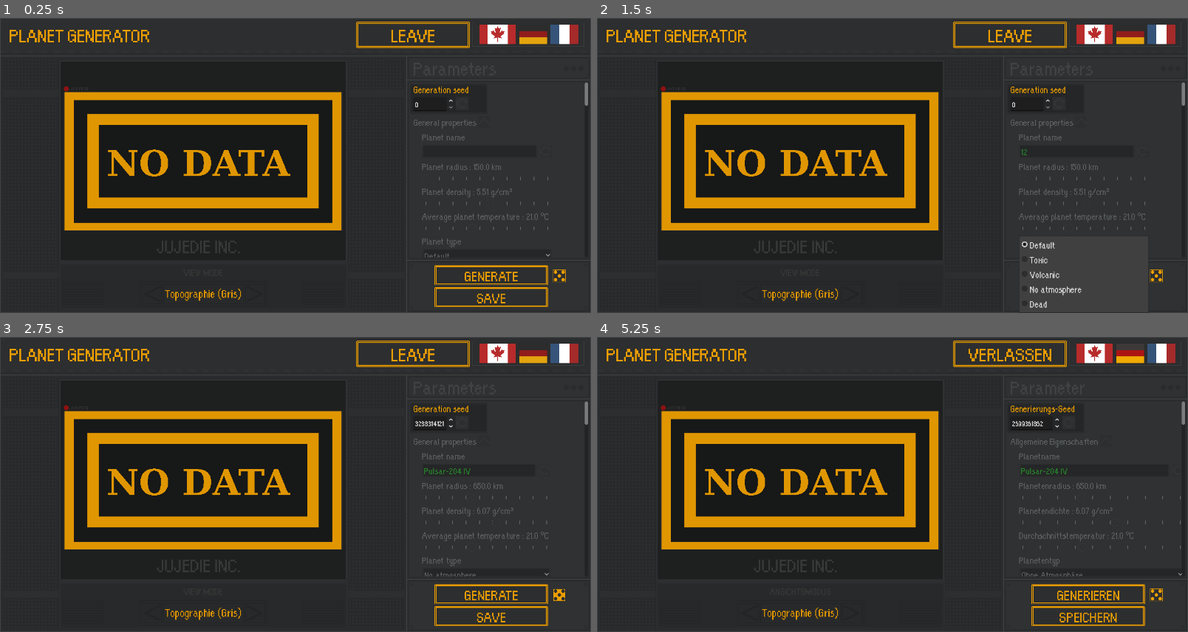
Above: before the commit, frames 1-4 (two rows, left to right).
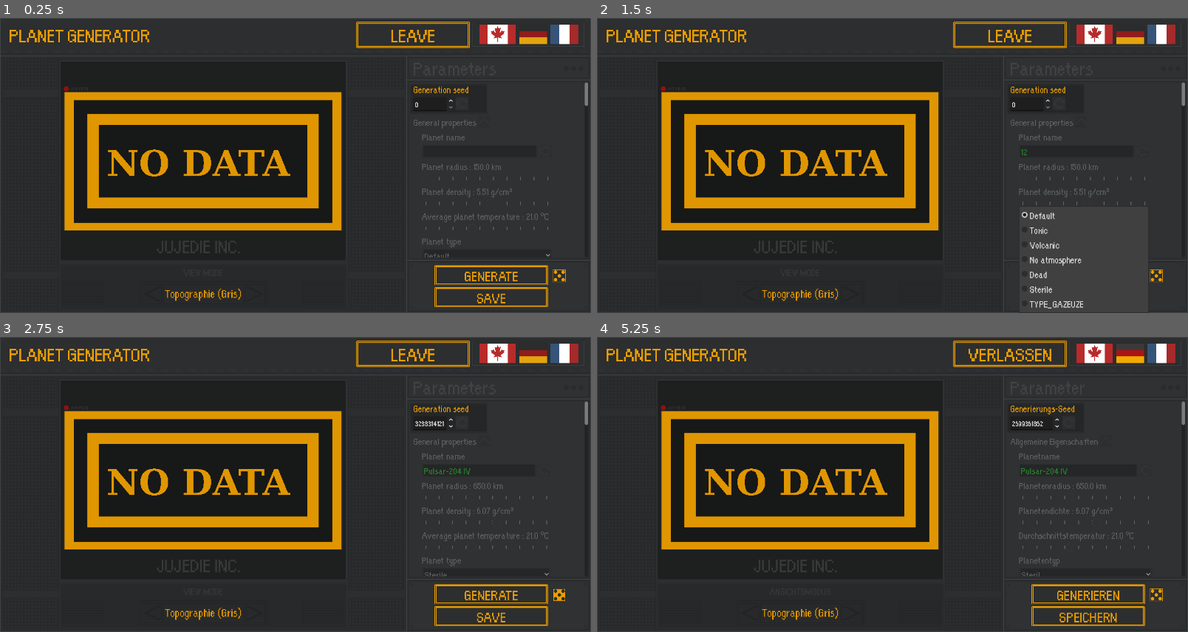
Above: after the commit, the same moments.

Repository: Jujedie/PlanetGenerator
Game: Godot game, scene res://data/scn/master.tscn
Two runs of this game, one before a commit and one after it. Both use one fixed random seed, a clock stepped at 60 frames per second and the inputs below.
Inputs (mouse positions are in pixels of both pictures, inside the frame that each line leads up to):
- Up to frame 1 (0.25 s): no input
- Up to frame 2 (1.5 s): click (1075, 150) at 0.52 s; type "12" at 0.6 s; click "Default" at 1.25 s
- Up to frame 3 (2.75 s): click (561, 593) at 2 s
- Up to frame 4 (5.25 s): click "No atmosphere" (after the commit: "Sterile") at 2.75 s; click (1057, 422) at 3.5 s; click (1093, 354) at 4.25 s; click (1128, 354) at 5 s

The runs differ from the first frame. In frame 2, 0.6% of the frame differs, in the area x 71-93%, y 65-99%; in frame 3, less than 0.1%; in frame 4, 0.1%.
Error after the commit: Invalid access to property or key 'max_value' on a base object of type 'null instance'. (res://src/scenes/master.gd:586)

Commit message:
refactor(river): mise à jour des paramètres de génération des rivières et ajustement des traductions

Diff:
--- a/data/scn/master.tscn
+++ b/data/scn/master.tscn
@@ -80,8 +80,6 @@
 content_margin_left = 6.0
 texture = ExtResource("15_dbnah")
 
-[sub_resource type="StyleBoxEmpty" id="StyleBoxEmpty_o3yh3"]
-
 [sub_resource type="StyleBoxTexture" id="StyleBoxTexture_wim0k"]
 texture = ExtResource("29_iijg3")
 
@@ -473,7 +471,7 @@
 theme_override_styles/disabled_mirrored = SubResource("StyleBoxTexture_hvy7f")
 theme_override_styles/focus = SubResource("StyleBoxTexture_hvy7f")
 selected = 0
-item_count = 5
+item_count = 7
 popup/item_0/text = "TYPE_DEFAUT"
 popup/item_0/id = 0
 popup/item_1/text = "TYPE_TOXIQUE"
@@ -484,6 +482,10 @@
 popup/item_3/id = 3
 popup/item_4/text = "TYPE_MORTE"
 popup/item_4/id = 4
+popup/item_5/text = "TYPE_STERILE"
+popup/item_5/id = 5
+popup/item_6/text = "TYPE_GAZEUZE"
+popup/item_6/id = 6
 
 [node name="Thread_Number_Param" type="VBoxContainer" parent="ImageFrame/Control General/Control_Parameters/SC Parameters/Parameters_tree/General_Categorie/MarginContainer/Parameters" unique_id=442686978]
 layout_mode = 2
@@ -1303,96 +1305,17 @@
 ticks_on_borders = true
 ticks_position = 3
 
-[node name="River_Min_Altitude_Param" type="VBoxContainer" parent="ImageFrame/Control General/Control_Parameters/SC Parameters/Parameters_tree/Eau_Categorie/MarginContainer/Eaux_parameters" unique_id=308179150]
-layout_mode = 2
-
-[node name="Label" type="Label" parent="ImageFrame/Control General/Control_Parameters/SC Parameters/Parameters_tree/Eau_Categorie/MarginContainer/Eaux_parameters/River_Min_Altitude_Param" unique_id=1320739697]
-layout_mode = 2
-theme = ExtResource("5_e2i44")
-theme_override_colors/font_color = Color(0.36078432, 0.3764706, 0.38039216, 1)
-theme_override_font_sizes/font_size = 25
-text = "RIVER_MIN_ALTITUDE"
-
-[node name="LineEdit" type="HSlider" parent="ImageFrame/Control General/Control_Parameters/SC Parameters/Parameters_tree/Eau_Categorie/MarginContainer/Eaux_parameters/River_Min_Altitude_Param" unique_id=142793057]
-layout_mode = 2
-theme_override_icons/grabber = ExtResource("10_gg1ai")
-theme_override_icons/grabber_highlight = ExtResource("11_lb8ov")
-theme_override_icons/grabber_disabled = ExtResource("11_lb8ov")
-theme_override_styles/slider = ExtResource("12_g0s8p")
-theme_override_styles/grabber_area = ExtResource("12_g0s8p")
-theme_override_styles/grabber_area_highlight = ExtResource("13_dfspw")
-min_value = -5000.0
-max_value = 5000.0
-step = 10.0
-value = 20.0
-allow_greater = true
-allow_lesser = true
-tick_count = 10
-ticks_on_borders = true
-ticks_position = 3
-
-[node name="River_Min_Precipitation_Param" type="VBoxContainer" parent="ImageFrame/Control General/Control_Parameters/SC Parameters/Parameters_tree/Eau_Categorie/MarginContainer/Eaux_parameters" unique_id=1756923840]
-layout_mode = 2
-
-[node name="Label" type="Label" parent="ImageFrame/Control General/Control_Parameters/SC Parameters/Parameters_tree/Eau_Categorie/MarginContainer/Eaux_parameters/River_Min_Precipitation_Param" unique_id=624233393]
-layout_mode = 2
-theme = ExtResource("5_e2i44")
-theme_override_colors/font_color = Color(0.36078432, 0.3764706, 0.38039216, 1)
-theme_override_font_sizes/font_size = 25
-text = "RIVER_MIN_PRECIPITATION"
-
-[node name="LineEdit" type="HSlider" parent="ImageFrame/Control General/Control_Parameters/SC Parameters/Parameters_tree/Eau_Categorie/MarginContainer/Eaux_parameters/River_Min_Precipitation_Param" unique_id=1146552612]
-layout_mode = 2
-theme_override_icons/grabber = ExtResource("10_gg1ai")
-theme_override_icons/grabber_highlight = ExtResource("11_lb8ov")
-theme_override_icons/grabber_disabled = ExtResource("11_lb8ov")
-theme_override_styles/slider = ExtResource("12_g0s8p")
-theme_override_styles/grabber_area = ExtResource("12_g0s8p")
-theme_override_styles/grabber_area_highlight = ExtResource("13_dfspw")
-min_value = 0.01
-max_value = 1.0
-step = 0.01
-value = 0.08
-tick_count = 10
-ticks_on_borders = true
-ticks_position = 3
-
-[node name="River_Threshold_Param" type="VBoxContainer" parent="ImageFrame/Control General/Control_Parameters/SC Parameters/Parameters_tree/Eau_Categorie/MarginContainer/Eaux_parameters" unique_id=1634540394]
-layout_mode = 2
-
-[node name="Label" type="Label" parent="ImageFrame/Control General/Control_Parameters/SC Parameters/Parameters_tree/Eau_Categorie/MarginContainer/Eaux_parameters/River_Threshold_Param" unique_id=45128366]
-layout_mode = 2
-theme = ExtResource("5_e2i44")
-theme_override_colors/font_color = Color(0.36078432, 0.3764706, 0.38039216, 1)
-theme_override_font_sizes/font_size = 25
-text = "RIVER_THRESHOLD"
-
-[node name="LineEdit" type="HSlider" parent="ImageFrame/Control General/Control_Parameters/SC Parameters/Parameters_tree/Eau_Categorie/MarginContainer/Eaux_parameters/River_Threshold_Param" unique_id=402629244]
-layout_mode = 2
-theme_override_icons/grabber = ExtResource("10_gg1ai")
-theme_override_icons/grabber_highlight = ExtResource("11_lb8ov")
-theme_override_icons/grabber_disabled = ExtResource("11_lb8ov")
-theme_override_styles/slider = ExtResource("12_g0s8p")
-theme_override_styles/grabber_area = ExtResource("12_g0s8p")
-theme_override_styles/grabber_area_highlight = ExtResource("13_dfspw")
-min_value = 1.0
-step = 0.5
-value = 1.0
-tick_count = 10
-ticks_on_borders = true
-ticks_position = 3
-
-[node name="River_Base_Flux_Param" type="VBoxContainer" parent="ImageFrame/Control General/Control_Parameters/SC Parameters/Parameters_tree/Eau_Categorie/MarginContainer/Eaux_parameters" unique_id=2021786975]
-layout_mode = 2
-
-[node name="Label" type="Label" parent="ImageFrame/Control General/Control_Parameters/SC Parameters/Parameters_tree/Eau_Categorie/MarginContainer/Eaux_parameters/River_Base_Flux_Param" unique_id=1218578291]
-layout_mode = 2
-theme = ExtResource("5_e2i44")
-theme_override_colors/font_color = Color(0.36078432, 0.3764706, 0.38039216, 1)
-theme_override_font_sizes/font_size = 25
-text = "RIVER_BASE_FLUX"
-
-[node name="LineEdit" type="HSlider" parent="ImageFrame/Control General/Control_Parameters/SC Parameters/Parameters_tree/Eau_Categorie/MarginContainer/Eaux_parameters/River_Base_Flux_Param" unique_id=1789157734]
+[node name="River_Precip_Scale_Param" type="VBoxContainer" parent="ImageFrame/Control General/Control_Parameters/SC Parameters/Parameters_tree/Eau_Categorie/MarginContainer/Eaux_parameters" unique_id=308179150]
+layout_mode = 2
+
+[node name="Label" type="Label" parent="ImageFrame/Control General/Control_Parameters/SC Parameters/Parameters_tree/Eau_Categorie/MarginContainer/Eaux_parameters/River_Precip_Scale_Param" unique_id=1320739697]
+layout_mode = 2
+theme = ExtResource("5_e2i44")
+theme_override_colors/font_color = Color(0.36078432, 0.3764706, 0.38039216, 1)
+theme_override_font_sizes/font_size = 25
+text = "RIVER_PRECIP_SCALE"
+
+[node name="LineEdit" type="HSlider" parent="ImageFrame/Control General/Control_Parameters/SC Parameters/Parameters_tree/Eau_Categorie/MarginContainer/Eaux_parameters/River_Precip_Scale_Param" unique_id=142793057]
 layout_mode = 2
 theme_override_icons/grabber = ExtResource("10_gg1ai")
 theme_override_icons/grabber_highlight = ExtResource("11_lb8ov")
@@ -1402,8 +1325,83 @@
 theme_override_styles/grabber_area_highlight = ExtResource("13_dfspw")
 min_value = 1.0
 max_value = 10.0
-step = 0.5
 value = 1.0
+allow_greater = true
+allow_lesser = true
+tick_count = 10
+ticks_on_borders = true
+ticks_position = 3
+
+[node name="River_Affluent_Threshold_Param" type="VBoxContainer" parent="ImageFrame/Control General/Control_Parameters/SC Parameters/Parameters_tree/Eau_Categorie/MarginContainer/Eaux_parameters" unique_id=1756923840]
+layout_mode = 2
+
+[node name="Label" type="Label" parent="ImageFrame/Control General/Control_Parameters/SC Parameters/Parameters_tree/Eau_Categorie/MarginContainer/Eaux_parameters/River_Affluent_Threshold_Param" unique_id=624233393]
+layout_mode = 2
+theme = ExtResource("5_e2i44")
+theme_override_colors/font_color = Color(0.36078432, 0.3764706, 0.38039216, 1)
+theme_override_font_sizes/font_size = 25
+text = "RIVER_AFFLUENT_THRESHOLD"
+
+[node name="LineEdit" type="HSlider" parent="ImageFrame/Control General/Control_Parameters/SC Parameters/Parameters_tree/Eau_Categorie/MarginContainer/Eaux_parameters/River_Affluent_Threshold_Param" unique_id=1146552612]
+layout_mode = 2
+theme_override_icons/grabber = ExtResource("10_gg1ai")
+theme_override_icons/grabber_highlight = ExtResource("11_lb8ov")
+theme_override_icons/grabber_disabled = ExtResource("11_lb8ov")
+theme_override_styles/slider = ExtResource("12_g0s8p")
+theme_override_styles/grabber_area = ExtResource("12_g0s8p")
+theme_override_styles/grabber_area_highlight = ExtResource("13_dfspw")
+value = 50.0
+allow_greater = true
+tick_count = 10
+ticks_on_borders = true
+ticks_position = 3
+
+[node name="River_Threshold_Param" type="VBoxContainer" parent="ImageFrame/Control General/Control_Parameters/SC Parameters/Parameters_tree/Eau_Categorie/MarginContainer/Eaux_parameters" unique_id=1634540394]
+layout_mode = 2
+
+[node name="Label" type="Label" parent="ImageFrame/Control General/Control_Parameters/SC Parameters/Parameters_tree/Eau_Categorie/MarginContainer/Eaux_parameters/River_Threshold_Param" unique_id=45128366]
+layout_mode = 2
+theme = ExtResource("5_e2i44")
+theme_override_colors/font_color = Color(0.36078432, 0.3764706, 0.38039216, 1)
+theme_override_font_sizes/font_size = 25
+text = "RIVER_THRESHOLD"
+
+[node name="LineEdit" type="HSlider" parent="ImageFrame/Control General/Control_Parameters/SC Parameters/Parameters_tree/Eau_Categorie/MarginContainer/Eaux_parameters/River_Threshold_Param" unique_id=402629244]
+layout_mode = 2
+theme_override_icons/grabber = ExtResource("10_gg1ai")
+theme_override_icons/grabber_highlight = ExtResource("11_lb8ov")
+theme_override_icons/grabber_disabled = ExtResource("11_lb8ov")
+theme_override_styles/slider = ExtResource("12_g0s8p")
+theme_override_styles/grabber_area = ExtResource("12_g0s8p")
+theme_override_styles/grabber_area_highlight = ExtResource("13_dfspw")
+max_value = 400.0
+value = 200.0
+allow_greater = true
+tick_count = 10
+ticks_on_borders = true
+ticks_position = 3
+
+[node name="River_Fleuve_Threshold_Param" type="VBoxContainer" parent="ImageFrame/Control General/Control_Parameters/SC Parameters/Parameters_tree/Eau_Categorie/MarginContainer/Eaux_parameters" unique_id=2021786975]
+layout_mode = 2
+
+[node name="Label" type="Label" parent="ImageFrame/Control General/Control_Parameters/SC Parameters/Parameters_tree/Eau_Categorie/MarginContainer/Eaux_parameters/River_Fleuve_Threshold_Param" unique_id=1218578291]
+layout_mode = 2
+theme = ExtResource("5_e2i44")
+theme_override_colors/font_color = Color(0.36078432, 0.3764706, 0.38039216, 1)
+theme_override_font_sizes/font_size = 25
+text = "RIVER_FLEUVE_THRESHOLD"
+
+[node name="LineEdit" type="HSlider" parent="ImageFrame/Control General/Control_Parameters/SC Parameters/Parameters_tree/Eau_Categorie/MarginContainer/Eaux_parameters/River_Fleuve_Threshold_Param" unique_id=1789157734]
+layout_mode = 2
+theme_override_icons/grabber = ExtResource("10_gg1ai")
+theme_override_icons/grabber_highlight = ExtResource("11_lb8ov")
+theme_override_icons/grabber_disabled = ExtResource("11_lb8ov")
+theme_override_styles/slider = ExtResource("12_g0s8p")
+theme_override_styles/grabber_area = ExtResource("12_g0s8p")
+theme_override_styles/grabber_area_highlight = ExtResource("13_dfspw")
+max_value = 1600.0
+value = 800.0
+allow_greater = true
 tick_count = 10
 ticks_on_borders = true
 ticks_position = 3
@@ -1680,20 +1678,6 @@
 tick_count = 10
 ticks_on_borders = true
 ticks_position = 3
-
-[node name="Region_Generation_Optimised_Param" type="HBoxContainer" parent="ImageFrame/Control General/Control_Parameters/SC Parameters/Parameters_tree/Region_Categorie/MarginContainer/Region_parameters" unique_id=13991043]
-layout_mode = 2
-
-[node name="Label" type="Label" parent="ImageFrame/Control General/Control_Parameters/SC Parameters/Parameters_tree/Region_Categorie/MarginContainer/Region_parameters/Region_Generation_Optimised_Param" unique_id=1477692319]
-layout_mode = 2
-theme = ExtResource("5_e2i44")
-theme_override_colors/font_color = Color(0.46, 0.14904, 0.101200014, 1)
-theme_override_font_sizes/font_size = 25
-text = "REGION_GENERATION_OPTIMISED"
-
-[node name="LineEdit" type="CheckButton" parent="ImageFrame/Control General/Control_Parameters/SC Parameters/Parameters_tree/Region_Categorie/MarginContainer/Region_parameters/Region_Generation_Optimised_Param" unique_id=1538634471]
-layout_mode = 2
-theme_override_styles/focus = SubResource("StyleBoxEmpty_o3yh3")
 
 [node name="Region_Noise_Strength_Param" type="VBoxContainer" parent="ImageFrame/Control General/Control_Parameters/SC Parameters/Parameters_tree/Region_Categorie/MarginContainer/Region_parameters" unique_id=2123742186]
 layout_mode = 2
@@ -2206,10 +2190,10 @@
 [connection signal="value_changed" from="ImageFrame/Control General/Control_Parameters/SC Parameters/Parameters_tree/Eau_Categorie/MarginContainer/Eaux_parameters/Freshwater_Max_Size_Param/LineEdit" to="." method="_on_range_change_freshwater_max_size"]
 [connection signal="value_changed" from="ImageFrame/Control General/Control_Parameters/SC Parameters/Parameters_tree/Eau_Categorie/MarginContainer/Eaux_parameters/Lake_Threshold_Param/LineEdit" to="." method="_on_range_change_lake_threshold"]
 [connection signal="value_changed" from="ImageFrame/Control General/Control_Parameters/SC Parameters/Parameters_tree/Eau_Categorie/MarginContainer/Eaux_parameters/River_Iterations_Param/LineEdit" to="." method="_on_range_change_river_iterations"]
-[connection signal="value_changed" from="ImageFrame/Control General/Control_Parameters/SC Parameters/Parameters_tree/Eau_Categorie/MarginContainer/Eaux_parameters/River_Min_Altitude_Param/LineEdit" to="." method="_on_range_change_river_min_altitude"]
-[connection signal="value_changed" from="ImageFrame/Control General/Control_Parameters/SC Parameters/Parameters_tree/Eau_Categorie/MarginContainer/Eaux_parameters/River_Min_Precipitation_Param/LineEdit" to="." method="_on_range_change_river_min_precipitation"]
+[connection signal="value_changed" from="ImageFrame/Control General/Control_Parameters/SC Parameters/Parameters_tree/Eau_Categorie/MarginContainer/Eaux_parameters/River_Precip_Scale_Param/LineEdit" to="." method="_on_range_change_river_precip_scale"]
+[connection signal="value_changed" from="ImageFrame/Control General/Control_Parameters/SC Parameters/Parameters_tree/Eau_Categorie/MarginContainer/Eaux_parameters/River_Affluent_Threshold_Param/LineEdit" to="." method="_on_range_change_river_affluent_threshold"]
 [connection signal="value_changed" from="ImageFrame/Control General/Control_Parameters/SC Parameters/Parameters_tree/Eau_Categorie/MarginContainer/Eaux_parameters/River_Threshold_Param/LineEdit" to="." method="_on_range_change_river_threshold"]
-[connection signal="value_changed" from="ImageFrame/Control General/Control_Parameters/SC Parameters/Parameters_tree/Eau_Categorie/MarginContainer/Eaux_parameters/River_Base_Flux_Param/LineEdit" to="." method="_on_range_change_river_base_flux"]
+[connection signal="value_changed" from="ImageFrame/Control General/Control_Parameters/SC Parameters/Parameters_tree/Eau_Categorie/MarginContainer/Eaux_parameters/River_Fleuve_Threshold_Param/LineEdit" to="." method="_on_range_change_river_fleuve_threshold"]
 [connection signal="pressed" from="ImageFrame/Control General/Control_Parameters/SC Parameters/Parameters_tree/Nuages_C …(190 unchanged characters)…
 [connection signal="value_changed" from="ImageFrame/Control General/Control_Parameters/SC Parameters/Parameters_tree/Nuages_Categorie/MarginContainer/nuage_parameters/Cloud_Coverage_Param/LineEdit" to="." method="_on_range_change_cloud_coverage"]
 [connection signal="value_changed" from="ImageFrame/Control General/Control_Parameters/SC Parameters/Parameters_tree/Nuages_Categorie/MarginContainer/nuage_parameters/Cloud_Density_Param/LineEdit" to="." method="_on_range_change_cloud_density"]
--- a/data/translations/base.csv
+++ b/data/translations/base.csv
@@ -12,6 +12,8 @@
 TYPE_VOLCAN,Volcanic,Volcanique,Vulkanisch
 TYPE_MORTE,Dead,Morte,Tot
 TYPE_NO_ATMOSPHERE,No atmosphere,Sans atmosphère,Ohne Atmosphäre
+TYPE_STERILE,Sterile,Stérile,Steril
+TYPE_GAZEUSE,Gaseous,Gazeuse,Gasförmig
 
 CREATING,Creating,Création en cours,Erstellung
 
@@ -73,10 +75,11 @@
 FRESHWATER_MAX_SIZE,Freshwater max size : {val},Taille max des eaux douces : {val},Maximale Süßwassergröße : {val}
 LAKE_THRESHOLD,Lake threshold : {val},Seuil pour les lacs : {val},Seeschwelle : {val}
 RIVER_ITERATIONS,River iterations : {val},Itérations de rivières : {val},Flussiterationen : {val}
-RIVER_MIN_ALTITUDE,River min altitude : {val},Altitude min pour rivières : {val},Minimale Flusshöhe : {val}
-RIVER_MIN_PRECIPITATION,River min precipitation : {val},Précipitation min pour rivières : {val},Minimale Niederschlagsmenge für Flüsse : {val}
+RIVER_PRECIP_SCALE,River precipitation scale : {val},Échelle de précipitation des rivières : {val},Niederschlagsskala der Flüsse : {val}
+RIVER_AFFLUENT_THRESHOLD,River affluent threshold : {val},Seuil d'affluent des rivières : {val},Zuflussschwelle der Flüsse : {val}
 RIVER_THRESHOLD,River threshold : {val},Seuil de rivière : {val},Fluss-Schwelle : {val}
-RIVER_BASE_FLUX,River base flux : {val},Flux de base des rivières : {val},Basisfluss der Flüsse : {val}
+RIVER_FLEUVE_THRESHOLD,River fleuve threshold : {val},Seuil de fleuve : {val},Fluss-Fleuve-Schwelle : {val}
+
 
 NUAGE_CATEGORIE,Cloud category,Catégorie nuage,Wolkekategorie
 CLOUD_COVERAGE,Cloud coverage : {val},Couverture nuageuse : {val},Bedeckung : {val}
--- a/src/enum.gd
+++ b/src/enum.gd
@@ -70,8 +70,6 @@
 
 	# --- RIVIÈRES & LACS (Type 0 - Requis pour river_map) ---
 	Biome.new("Rivière", Color.hex(0x4090e0FF), Color.hex(0x285890FF), [-30, 50], [0.0, 1.0], [-ALTITUDE_MAX, ALTITUDE_MAX], true, [TYPE_TERRAN], true, true),
-	Biome.new("Fleuve", Color.hex(0x3078c8FF), Color.hex(0x204870FF), [-20, 50], [0.0, 1.0], [-ALTITUDE_MAX, ALTITUDE_MAX], true, [TYPE_TERRAN], true, true),
-	Biome.new("Affluent", Color.hex(0x60a8f0FF), Color.hex(0x3870a8FF), [-30, 50], [0.0, 1.0], [-ALTITUDE_MAX, ALTITUDE_MAX], true, [TYPE_TERRAN], true, true),
 	Biome.new("Lac d'eau douce", Color.hex(0x50a0e8FF), Color.hex(0x306898FF), [0, 45], [0.0, 1.0], [-ALTITUDE_MAX, ALTITUDE_MAX], true, [TYPE_TERRAN], true),
 	Biome.new("Lac gelé", Color.hex(0xd8f0ffFF), Color.hex(0xc0e0f8FF), [-50, 0], [0.0, 1.0], [-ALTITUDE_MAX, ALTITUDE_MAX], true, [TYPE_TERRAN], true),
 	Biome.new("Rivière glaciaire", Color.hex(0xa8d8f0FF), Color.hex(0x80b0c8FF), [-30, 10], [0.0, 1.0], [-ALTITUDE_MAX, ALTITUDE_MAX], true, [TYPE_TERRAN], true, true),
@@ -98,8 +96,6 @@
 
 	# --- RIVIÈRES TOXIQUES ---
 	Biome.new("Rivière Acide", Color.hex(0x80ff00FF), Color.hex(0x406018FF), [-50, 80], [0.0, 1.0], [-ALTITUDE_MAX, ALTITUDE_MAX], true, [TYPE_TOXIC], true, true),
-	Biome.new("Fleuve Radioactif", Color.hex(0x00ff40FF), Color.hex(0x205010FF), [-50, 80], [0.0, 1.0], [-ALTITUDE_MAX, ALTITUDE_MAX], true, [TYPE_TOXIC], true, true),
-	Biome.new("Affluent Contaminé", Color.hex(0x90ff40FF), Color.hex(0x507028FF), [-50, 80], [0.0, 1.0], [-ALTITUDE_MAX, ALTITUDE_MAX], true, [TYPE_TOXIC], true, true),
 	Biome.new("Lac d'Acide", Color.hex(0x40ff40FF), Color.hex(0x284818FF), [-50, 90], [0.0, 1.0], [-ALTITUDE_MAX, ALTITUDE_MAX], true, [TYPE_TOXIC], true, true),
 
 
@@ -161,7 +157,7 @@
 
 	# --- RIVIÈRES MORTES ---
 	Biome.new("Rivière de Boue", Color.hex(0x906040FF), Color.hex(0x503020FF), [-21, 50], [0.0, 1.0], [-ALTITUDE_MAX, ALTITUDE_MAX], true, [TYPE_DEAD], true, true),
-	Biome.new("Fleuve Pollué", Color.hex(0x608040FF), Color.hex(0x303820FF), [-21, 50], [0.0, 1.0], [-ALTITUDE_MAX, ALTITUDE_MAX], true, [TYPE_DEAD], true, true),
+	Biome.new("Rivière Pollué", Color.hex(0x608040FF), Color.hex(0x303820FF), [-21, 50], [0.0, 1.0], [-ALTITUDE_MAX, ALTITUDE_MAX], true, [TYPE_DEAD], true, true),
 	Biome.new("Lac Irradié", Color.hex(0xc0ff40FF), Color.hex(0x608030FF), [-21, 50], [0.0, 1.0], [-ALTITUDE_MAX, ALTITUDE_MAX], true, [TYPE_DEAD], true, true),
 
 	# ==========================================================================
--- a/src/scenes/master.gd
+++ b/src/scenes/master.gd
@@ -189,10 +189,9 @@
 		"lake_threshold"     : get_node(CATEGORIES_PATHS["EAU"]+"Lake_Threshold_Param/LineEdit").value, # 5.0
 
 		"river_iterations"   : get_node(CATEGORIES_PATHS["EAU"]+"River_Iterations_Param/LineEdit").value, # 2000
-		"river_min_altitude" : get_node(CATEGORIES_PATHS["EAU"]+"River_Min_Altitude_Param/LineEdit").value, # 20.0
-		"river_min_precipitation": get_node(CATEGORIES_PATHS["EAU"]+"River_Min_Precipitation_Param/LineEdit").value, # 0.08
-		"river_threshold"    : get_node(CATEGORIES_PATHS["EAU"]+"River_Threshold_Param/LineEdit").value, # 1.0
-		"river_base_flux"    : get_node(CATEGORIES_PATHS["EAU"]+"River_Base_Flux_Param/LineEdit").value, # 1.0
+		# Nouveau système de rivières : les seuils sont définis par défaut dans orchestrator.gd
+		# river_affluent_threshold = 50.0, river_riviere_threshold = 200.0, river_fleuve_threshold = 800.0
+		# river_precip_scale = 1.0 (utiliser River_Base_Flux_Param comme proxy si besoin)
 
 		# Regions
 		"nb_cases_regions" : get_node(CATEGORIES_PATHS["REGION"]+"Nb_Cases_Regions_Param/LineEdit").value, # 50
@@ -202,7 +201,6 @@
 		"region_river_threshold" : get_node(CATEGORIES_PATHS["REGION"]+"Region_River_Threshold_Param/LineEdit").value, # 1.0
 		"region_budget_variation": get_node(CATEGORIES_PATHS["REGION"]+"Region_Budget_Variation_Param/LineEdit").value, # 0.5
 		"region_noise_strength"  : get_node(CATEGORIES_PATHS["REGION"]+"Region_Noise_Strength_Param/LineEdit").value, # 0.5
-		"region_generation_optimised" : get_node(CATEGORIES_PATHS["REGION"]+"Region_Generation_Optimised_Param/LineEdit").button_pressed,
 		"region_iterations"	     : max(Vector2i(circonference, circonference / 2).x, Vector2i(circonference, circonference / 2).y) * 2,
 
 		# Regions Ocean
@@ -340,14 +338,13 @@
 	_set_slider_label(get_node(CATEGORIES_PATHS["EAU"]+"Lake_Threshold_Param/Label"), "LAKE_THRESHOLD", get_node(CATEGORIES_PATHS["EAU"]+"Lake_Threshold_Param/LineEdit").value)
 func _on_range_change_river_iterations(_value = 0) -> void:
 	_set_slider_label(get_node(CATEGORIES_PATHS["EAU"]+"River_Iterations_Param/Label"), "RIVER_ITERATIONS", get_node(CATEGORIES_PATHS["EAU"]+"River_Iterations_Param/LineEdit").value)
-func _on_range_change_river_min_altitude(_value = 0) -> void:
-	_set_slider_label(get_node(CATEGORIES_PATHS["EAU"]+"River_Min_Altitude_Param/Label"), "RIVER_MIN_ALTITUDE", get_node(CATEGORIES_PATHS["EAU"]+"River_Min_Altitude_Param/LineEdit").value, " m")
-func _on_range_change_river_min_precipitation(_value = 0) -> void:
-	_set_slider_label(get_node(CATEGORIES_PATHS["EAU"]+"River_Min_Precipitation_Param/Label"), "RIVER_MIN_PRECIPITATION", get_node(CATEGORIES_PATHS["EAU"]+"River_Min_Precipitation_Param/LineEdit").value, "%")
+func _on_range_change_river_affluent_threshold(_value = 0) -> void:
+	_set_slider_label(get_node(CATEGORIES_PATHS["EAU"]+"River_Affluent_Threshold_Param/Label"), "RIVER_AFFLUENT_THRESHOLD", get_node(CATEGORIES_PATHS["EAU"]+"River_Affluent_Threshold_Param/LineEdit").value)
 func _on_range_change_river_threshold(_value = 0) -> void:
 	_set_slider_label(get_node(CATEGORIES_PATHS["EAU"]+"River_Threshold_Param/Label"), "RIVER_THRESHOLD", get_node(CATEGORIES_PATHS["EAU"]+"River_Threshold_Param/LineEdit").value)
-func _on_range_change_river_base_flux(_value = 0) -> void:
-	_set_slider_label(get_node(CATEGORIES_PATHS["EAU"]+"River_Base_Flux_Param/Label"), "RIVER_BASE_FLUX", get_node(CATEGORIES_PATHS["EAU"]+"River_Base_Flux_Param/LineEdit").value)
+func _on_range_change_river_fleuve_threshold(_value = 0) -> void:
+	_set_slider_label(get_node(CATEGORIES_PATHS["EAU"]+"River_Fleuve_Threshold_Param/Label"), "RIVER_FLEUVE_THRESHOLD", get_node(CATEGORIES_PATHS["EAU"]+"River_Fleuve_Threshold_Param/LineEdit").value)
+
 func _on_range_change_cloud_coverage(_value = 0) -> void:
 	_set_slider_label(get_node(CATEGORIES_PATHS["NUAGE"]+"Cloud_Coverage_Param/Label"), "CLOUD_COVERAGE", get_node(CATEGORIES_PATHS["NUAGE"]+"Cloud_Coverage_Param/LineEdit").value, "%")
 func _on_range_change_cloud_density(_value = 0) -> void:
@@ -421,10 +418,9 @@
 	_on_range_change_freshwater_max_size()
 	_on_range_change_lake_threshold()
 	_on_range_change_river_iterations()
-	_on_range_change_river_min_altitude()
-	_on_range_change_river_min_precipitation()
+	_on_range_change_river_affluent_threshold()
 	_on_range_change_river_threshold()
-	_on_range_change_river_base_flux()
+	_on_range_change_river_fleuve_threshold()
 
 	_on_range_change_cloud_coverage()
 	_on_range_change_cloud_density()
Binary file changed: data/translations/base.de.translation
Binary file changed: data/translations/base.en.translation
Binary file changed: data/translations/base.fr.translation
